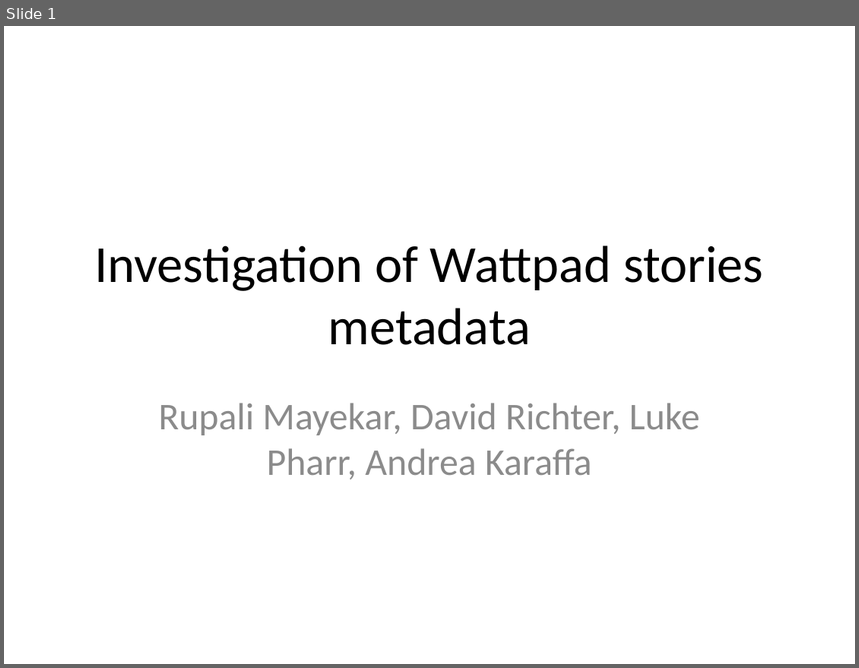
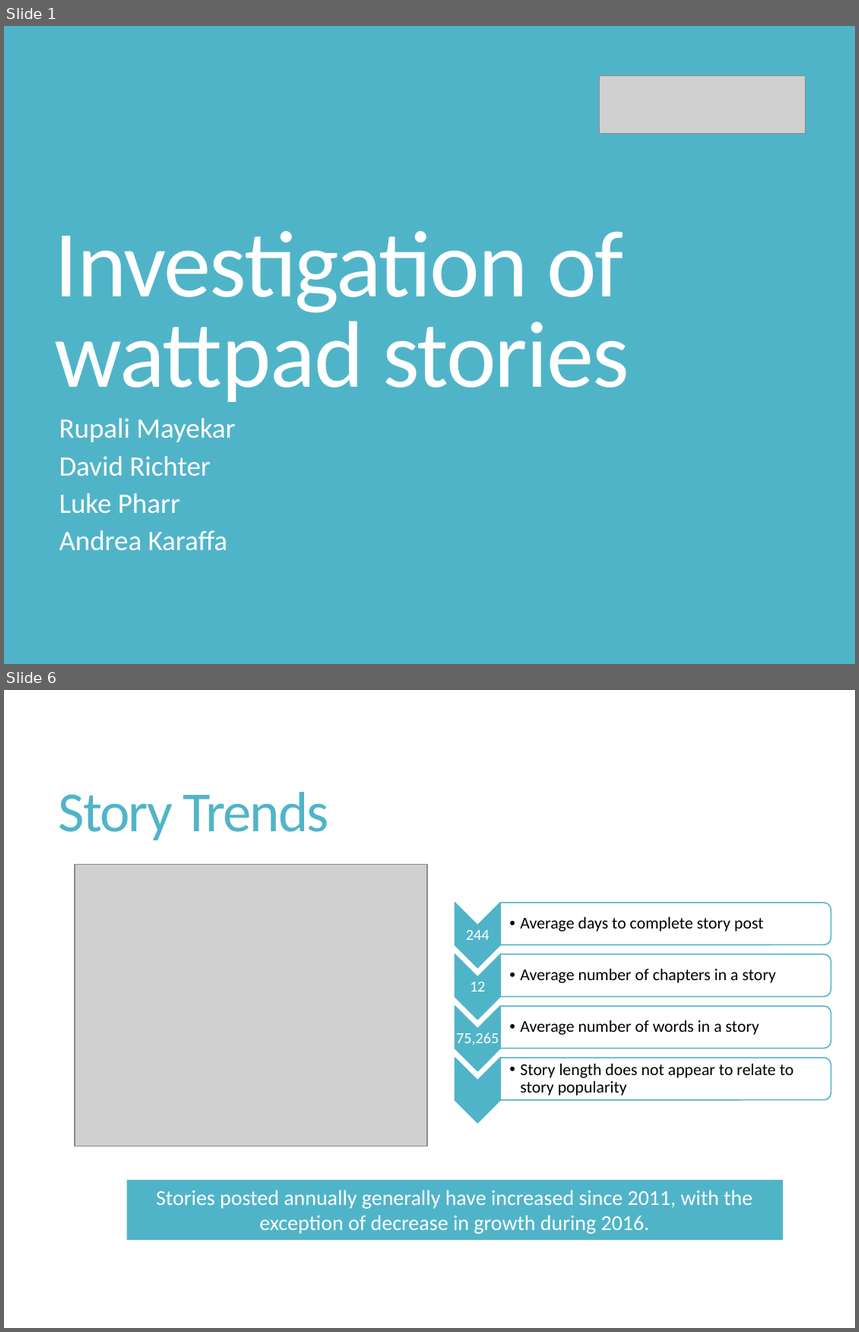
Before and after one commit to rupalimayekar/ProjectWattpad, a slide deck: WattpadPrez.pptx. Shown one above the other, each under a label of ours: slide 1 before the commit, slides 1 and 6 after it; the slides between them are not shown. The pictures are 859x668 and 859x1332 pixels, drawn with LibreOffice and Linux fonts; fonts in the diff are those of the drawing; grey boxes stand for pictures. Boxes give left, top, right and bottom in pixels: in the first picture for what was removed or moved away, otherwise in the second. Text is boxed around its words. In the diff, an @@ line names an element or a change of style, - is before the commit and + after.

```diff
--- a/WattpadPrez.pptx
+++ b/WattpadPrez.pptx
@@ slide 6 added at [4,690,855,1328], background #FFFFFF @@
@@ title added at [59,792,329,840], 48 pt, text #50B4C8 @@
+Story Trends
@@ picture added at [75,865,427,1146] @@
@@ group added at [454,903,832,1123]: 7 texts, 4 chevrons, 4 round same rects @@
+244
+  • Average days to complete story post
+12
+  • Average number of chapters in a story
+75,265
+  • Average number of words in a story
+  • Story length does not appear to relate to story popularity
@@ rectangle added at [126,1180,783,1241], fill #50B4C8, 18 pt, text #FFFFFF @@
+Stories posted annually generally have increased since 2011, with the exception of decrease in growth during 2016.
@@ slide 1 changed as well @@
@@ background #FFFFFF to #50B4C8 @@
@@ picture added at [600,76,806,134] @@
@@ title "Investigation of wattpad stories" at [55,231,629,402]: vertical alignment middle to bottom @@
@@ title at [55,231,629,402]: text changed; size 44 to 80 pt; text colour #000000 to #FFFFFF @@
-Investigation of Wattpad stories metadata
+Investigation of wattpad stories
@@ subtitle at [59,418,235,551]: text changed; size 32 to 23.8 pt; text colour #8C8C8C to #FFFFFF @@
-Rupali Mayekar, David Richter, Luke Pharr, Andrea Karaffa
+Rupali Mayekar
+David Richter
+Luke Pharr
+Andrea Karaffa
```
Also in this commit, not shown: 10 other slides added, 9 other files.
